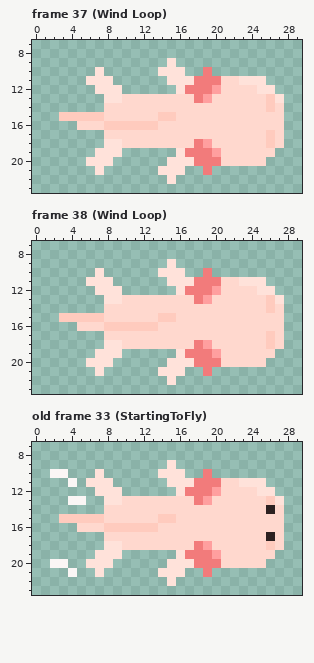
One commit to this pixel-art file: Assets/Art/axolotl.aseprite. Above is the file before it was changed.
32x32 pixels, 38 frames. Shown: frame 37 (Wind Loop): x 0..29, y 7..23; frame 38 (Wind Loop): x 0..29, y 7..23; old frame 33 (StartingToFly): x 0..29, y 7..23. The commit also changed other frames, which this record leaves out.
New version:
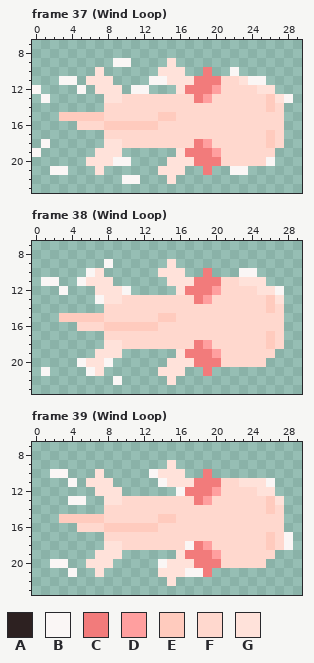
Palette (. is transparent): A #2d2121  B #faf6f5  C #f27b7b  D #ff9f9f  E #ffcbbe  F #ffd8ce  G #ffe2da
A new or re-ordered frame is compared with the old frame closest to it.
Author's note on the commit: Updated the flying animation
Changes in this commit:
frames 38 -> 39
Frame 37 (Wind Loop), layer "wind":
y 9: x 9..10 .. -> BB
y 10: x 22 . -> B
y 11: x 3..4 .. -> BB; x 13..14 .. -> BB; x 24..25 GG -> BB
y 12: x 0 . -> B; x 5 . -> B; x 11..12 .. -> BB
y 13: x 1 . -> B; x 28 . -> B
y 18: x 1 . -> B
y 19: x 0 . -> B
y 20: x 9..10 .. -> BB; x 26 . -> B
y 21: x 2..3 .. -> BB; x 22..23 .. -> BB
y 22: x 10..11 .. -> BB
Frame 38 (Wind Loop), layer "wind":
y 9: x 8 . -> B
y 10: x 6 . -> B; x 23..24 .. -> BB
y 11: x 1..2 .. -> BB; x 5 . -> B
y 12: x 3 . -> B; x 10 . -> B; x 27 . -> B
y 13: x 7 . -> B
y 20: x 5 . -> B; x 8 G -> B
y 21: x 1 . -> B; x 6 . -> B
y 22: x 9 . -> B
Frame 39 (Wind Loop) is new; against old frame 33 (StartingToFly), layer "wind":
y 10: x 13 . -> B
y 11: x 14 . -> B; x 26 . -> B
y 12: x 16 G -> B
y 14: x 26 A -> E
y 17: x 26 A -> E; x 28 . -> B
y 18: x 17 F -> B; x 28 . -> B
y 20: x 14 . -> B
y 21: x 17..18 .. -> BB
